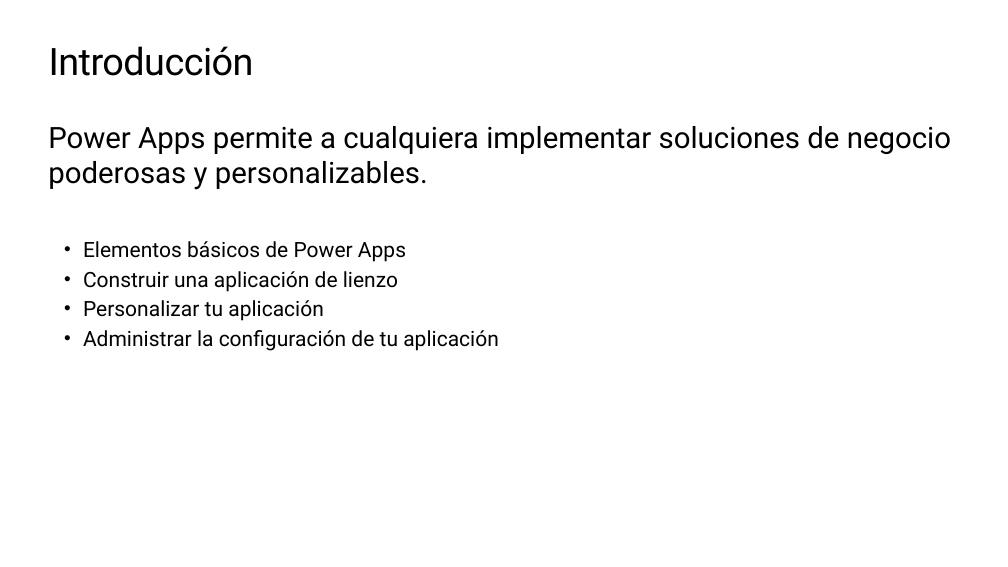
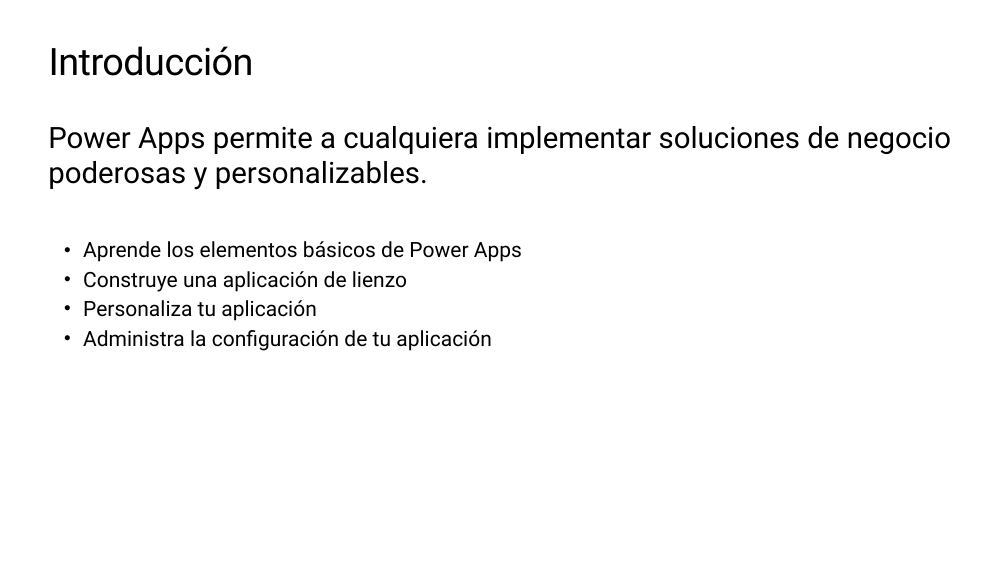
Before and after one commit to microsoft/workshop-library, a slide deck: slide 8 of full/power-platform-canvas-app/slides_es.pptx. Drawn at 1008x567 pixels with LibreOffice and Linux fonts; fonts in the diff are those of the drawing; background and template pictures are left out. Boxes give left, top, right and bottom in pixels: in the first picture for what was removed or moved away, otherwise in the second. Text is boxed around its words. In the diff, an @@ line names an element or a change of style, - is before the commit and + after.

```diff
--- a/full/power-platform-canvas-app/slides_es.pptx
+++ b/full/power-platform-canvas-app/slides_es.pptx
@@ text at box(83, 241, 522, 351): text changed @@
-  • Elementos básicos de Power Apps
-  • Construir una aplicación de lienzo
-  • Personalizar tu aplicación
-  • Administrar la configuración de tu aplicación
+  • Aprende los elementos básicos de Power Apps
+  • Construye una aplicación de lienzo
+  • Personaliza tu aplicación
+  • Administra la configuración de tu aplicación
```
Also in this commit, not shown: 21 other slides changed, 6 slides added, 6 slides removed.
